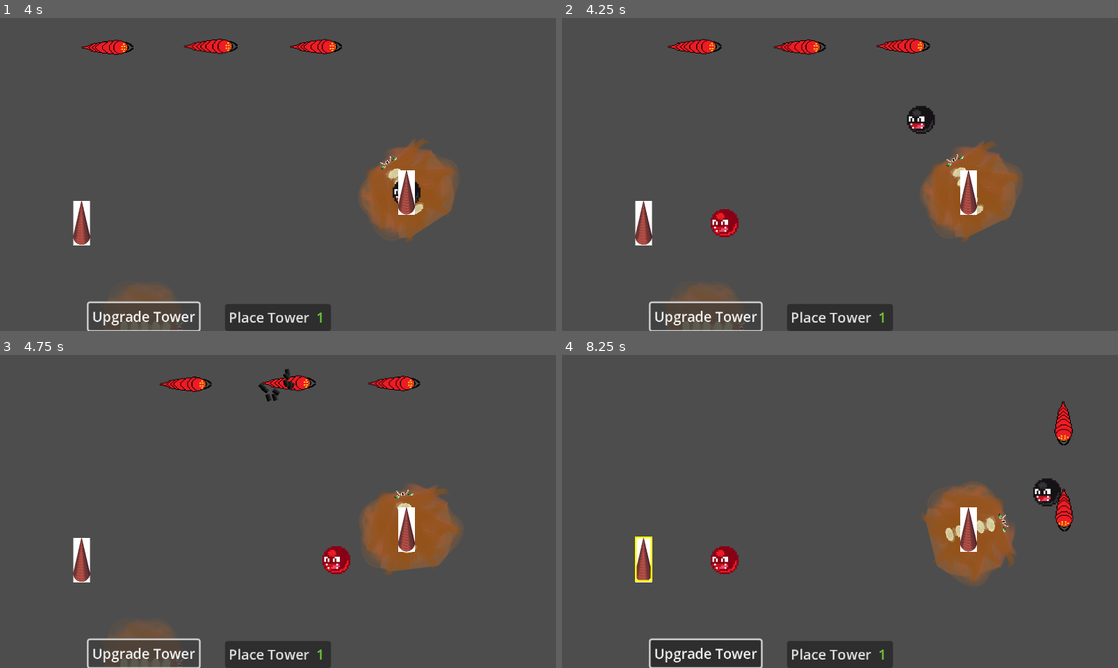
Above: before the commit, frames 1-4 (two rows, left to right).
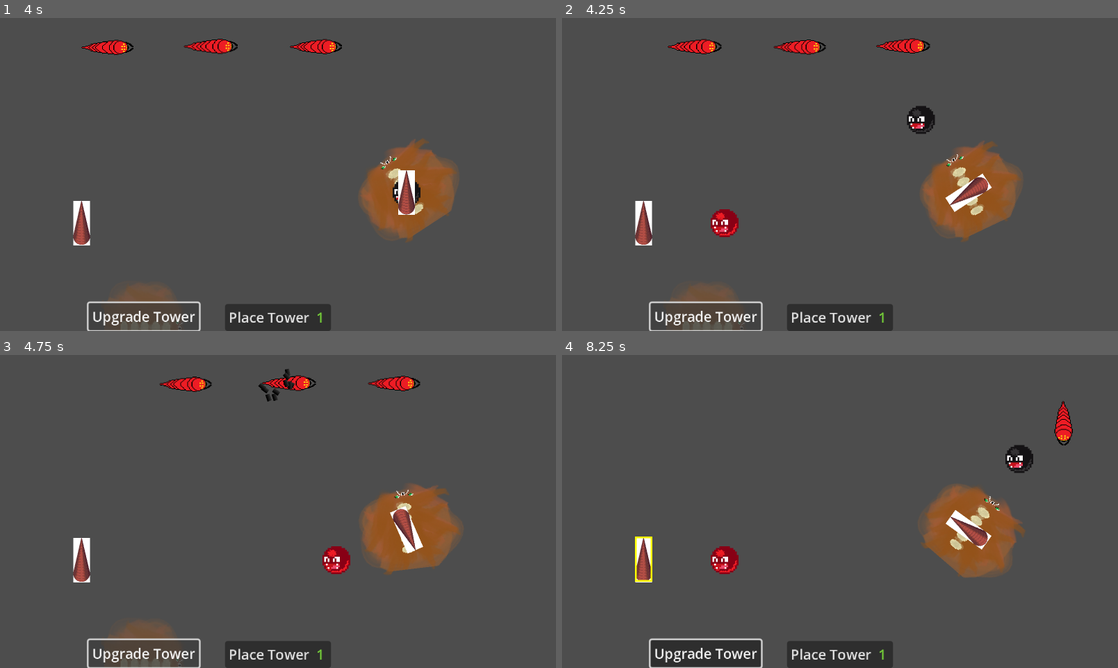
Above: after the commit, the same moments.

Repository: Moonlock/jameGam
Game: Godot game, scene res://thing_jam.tscn
Same seed, same stepped clock (60 frames per second), same inputs: the game is played once before the commit and once after it.
Inputs (mouse positions are in pixels of both pictures, inside the frame that each line leads up to):
- Up to frame 1 (4 s): click "Place Tower" at 0.5 s; click "Place Tower" at 1.25 s; click "Place Tower" at 2 s; tap Enter (ui_accept) at 2.75, 3.02 s; move the mouse to (405, 193) at 2.77 s; click (405, 193) at 2.92 s; click "Upgrade Tower" at 3.5 s
- Up to frame 2 (4.25 s): no input
- Up to frame 3 (4.75 s): click "Upgrade Tower" at 4.25 s
- Up to frame 4 (8.25 s): click "Upgrade Tower" at 5 s; move the mouse to (645, 561) at 5.77 s; click (645, 561) at 5.92 s; tap Enter (ui_accept) at 6.02, 7.52 s; move the mouse to (967, 530) at 6.52 s; click (967, 530) at 6.67 s; move the mouse to (645, 561) at 7.27 s; click (645, 561) at 7.42 s; click (645, 561) at 8.17 s

Frame 1 is identical in both runs. In frame 2, 0.6% of the frame differs, in the area x 68-78%, y 48-63%; in frame 3, 0.4%; in frame 4, 2.7%, in the area x 64-92%, y 28-74%.
Error in both runs: Invalid access to property or key 'position' on a base object of type 'InputEventKey'. (res://Towers/place_tower_button.gd:39)

Commit message:
Fire towers shoot at things

Diff:
--- a/Towers/monster_tower.gd
+++ b/Towers/monster_tower.gd
@@ -6,7 +6,7 @@
 
 func _on_fire_rate_timer_timeout() -> void:
 	var bullet_instance = bullet.instantiate()
-	bullet_instance.set_direction($Monster.rotation)
+	bullet_instance.set_direction($Tower.rotation)
 	add_child(bullet_instance)
 
 
--- a/Towers/monster_tower.tscn
+++ b/Towers/monster_tower.tscn
@@ -9,7 +9,7 @@
 [node name="MonsterTower" type="Node2D"]
 script = ExtResource("1_6ujus")
 
-[node name="Monster" type="Sprite2D" parent="."]
+[node name="Tower" type="Sprite2D" parent="."]
 texture = ExtResource("2_lro4s")
 offset = Vector2(0, -13)
 
--- a/Towers/towers.gd
+++ b/Towers/towers.gd
@@ -21,7 +21,7 @@
 
 
 func turn():
-	get_node("Monster").look_at(enemy_array[0].global_position)
+	get_node("Tower").look_at(enemy_array[0].global_position)
 
 func _on_range_body_entered(body: Node2D) -> void:
 	enemy_array.append(body)
--- a/fire_tower.gd
+++ b/fire_tower.gd
@@ -5,7 +5,7 @@
 
 func _on_fire_rate_timer_timeout() -> void:
 	var bullet_instance = bullet.instantiate()
-	bullet_instance.set_direction($Sprite2D.rotation)
+	bullet_instance.set_direction($Tower.rotation)
 	add_child(bullet_instance)
 
 
--- a/fire_tower.tscn
+++ b/fire_tower.tscn
@@ -6,10 +6,13 @@
 [sub_resource type="CapsuleShape2D" id="CapsuleShape2D_xmto1"]
 height = 50.0
 
+[sub_resource type="CircleShape2D" id="CircleShape2D_xmto1"]
+radius = 150.0
+
 [node name="FireTower" type="Node2D"]
 script = ExtResource("1_xmto1")
 
-[node name="Sprite2D" type="Sprite2D" parent="."]
+[node name="Tower" type="Sprite2D" parent="."]
 scale = Vector2(0.2, 0.2)
 texture = ExtResource("1_ou8br")
 
@@ -17,9 +20,9 @@
 wait_time = 2.0
 autostart = true
 
-[node name="Range" type="Area2D" parent="."]
+[node name="ClickableHitBox" type="Area2D" parent="."]
 
-[node name="CollisionShape2D" type="CollisionShape2D" parent="Range"]
+[node name="CollisionShape2D" type="CollisionShape2D" parent="ClickableHitBox"]
 shape = SubResource("CapsuleShape2D_xmto1")
 
 [node name="Line2D" type="Line2D" parent="."]
@@ -29,5 +32,12 @@
 width = 2.0
 default_color = Color(1, 1, 0, 1)
 
+[node name="Range" type="Area2D" parent="."]
+
+[node name="CollisionShape2D" type="CollisionShape2D" parent="Range"]
+shape = SubResource("CircleShape2D_xmto1")
+
 [connection signal="timeout" from="FireRateTimer" to="." method="_on_fire_rate_timer_timeout"]
-[connection signal="input_event" from="Range" to="." method="_on_area_2d_input_event"]
+[connection signal="input_event" from="ClickableHitBox" to="." method="_on_area_2d_input_event"]
+[connection signal="body_entered" from="Range" to="." method="_on_range_body_entered"]
+[connection signal="body_exited" from="Range" to="." method="_on_range_body_exited"]
Not shown: 1 places in fire_tower.tscn that only renumber resources
Not shown: 1 places in thing_jam.tscn that only renumber resources
